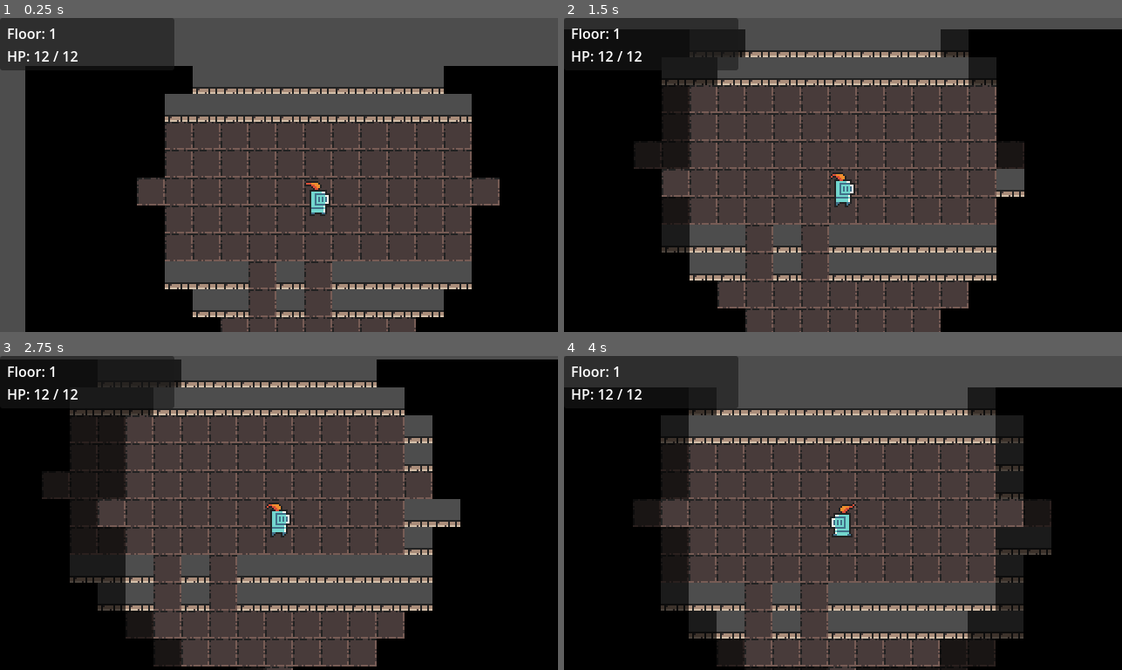
Above: before the commit, frames 1-4 (two rows, left to right).
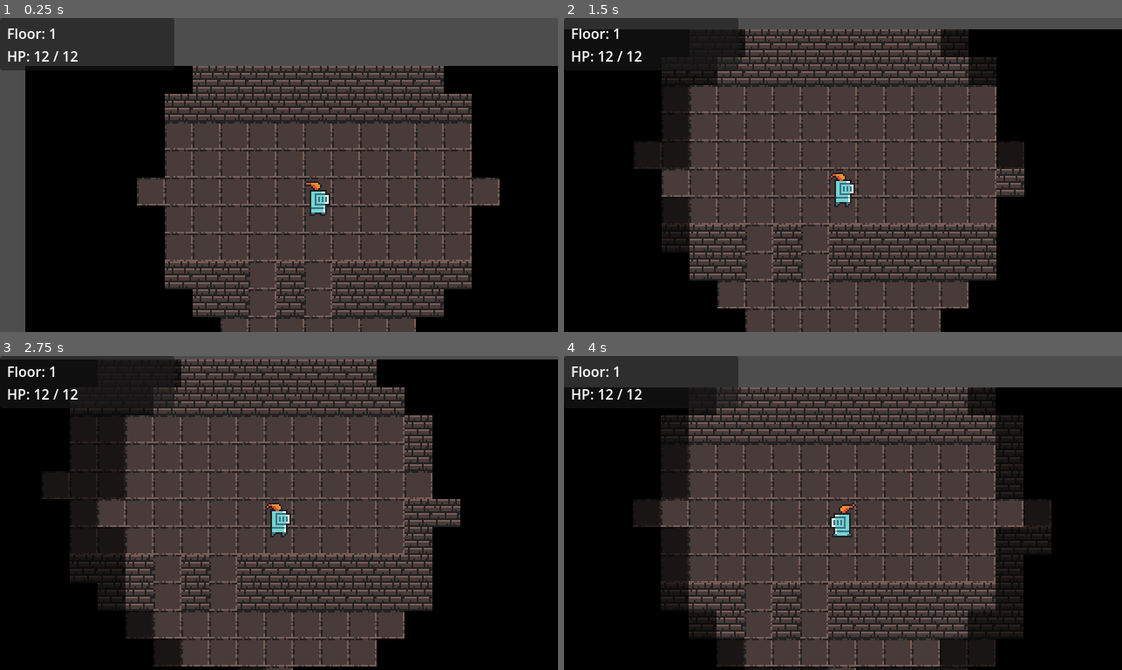
Above: after the commit, the same moments.

Repository: Bacilek/Dragons-in-Dungeons
Game: Godot game, scene res://scenes/main.tscn
Same seed, same stepped clock (60 frames per second), same inputs: the game is played once before the commit and once after it.
Inputs:
- Up to frame 1 (0.25 s): no input
- Up to frame 2 (1.5 s): tap Enter at 0.5 s; hold Right 0.53-1.28 s; tap Space at 0.77 s; hold Down from 1.28 s (still down)
- Up to frame 3 (2.75 s): tap Space at 1.52 s; release Down at 2.03 s; hold Right from 2.03 s (still down)
- Up to frame 4 (4 s): release Right at 2.78 s; hold Up 2.78-3.53 s; tap Space at 3.02, 3.77 s; hold Left from 3.53 s (still down)

The runs differ from the first frame. In frame 1, 11% of the frame differs, in the area x 29-85%, y 15-96%; in frame 2, 11%; in frame 3, 12%, in the area x 12-83%, y 1-82%; in frame 4, 12%.

Commit message:
revert: wall_mid.png back, document tile choice in CLAUDE.md
wall_top_mid is a thin horizontal bar rendered at the bottom edge of its
tile frame — it made walls appear shifted a full tile downward and caused
players to misjudge the walkable boundary. wall_mid.png fills the tile
cleanly and pairs correctly with the centered-sprite entity origin fix.

Co-Authored-By: Claude Sonnet 4.6 <noreply@anthropic.com>

Diff:
--- a/scripts/world/dungeon_floor.gd
+++ b/scripts/world/dungeon_floor.gd
@@ -32,7 +32,7 @@
 	var tile_set := TileSet.new()
 	tile_set.tile_size = Vector2i(TILE_SIZE, TILE_SIZE)
 	_add_tile_source(tile_set, SOURCE_FLOOR,  SPRITES_PATH + "floor_1.png")
-	_add_tile_source(tile_set, SOURCE_WALL,   SPRITES_PATH + "wall_top_mid.png")
+	_add_tile_source(tile_set, SOURCE_WALL,   SPRITES_PATH + "wall_mid.png")
 	_add_tile_source(tile_set, SOURCE_STAIRS, SPRITES_PATH + "floor_stairs.png")
 	tilemap.tile_set = tile_set
 
Not shown, changed: CLAUDE.md
